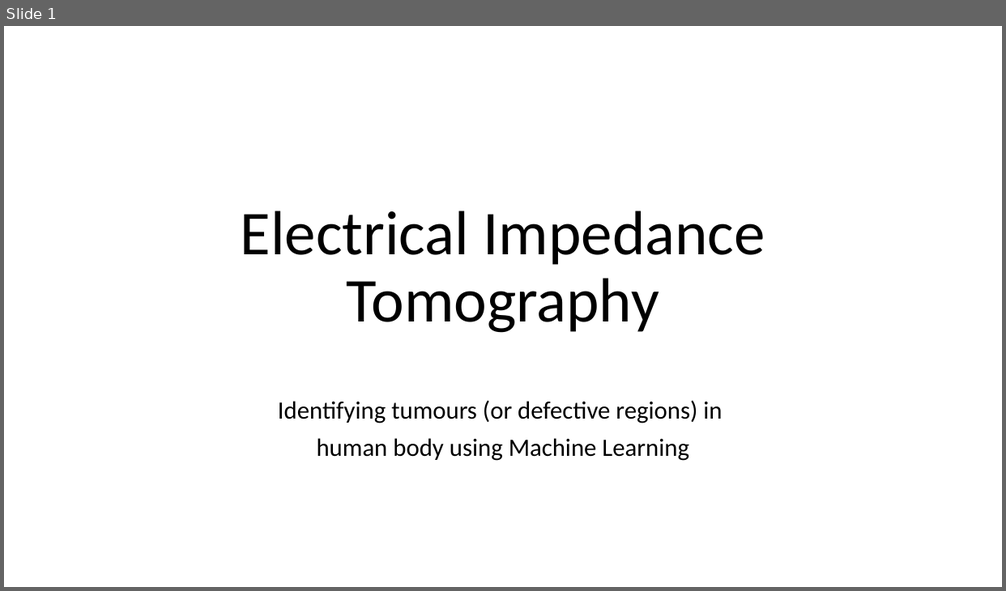
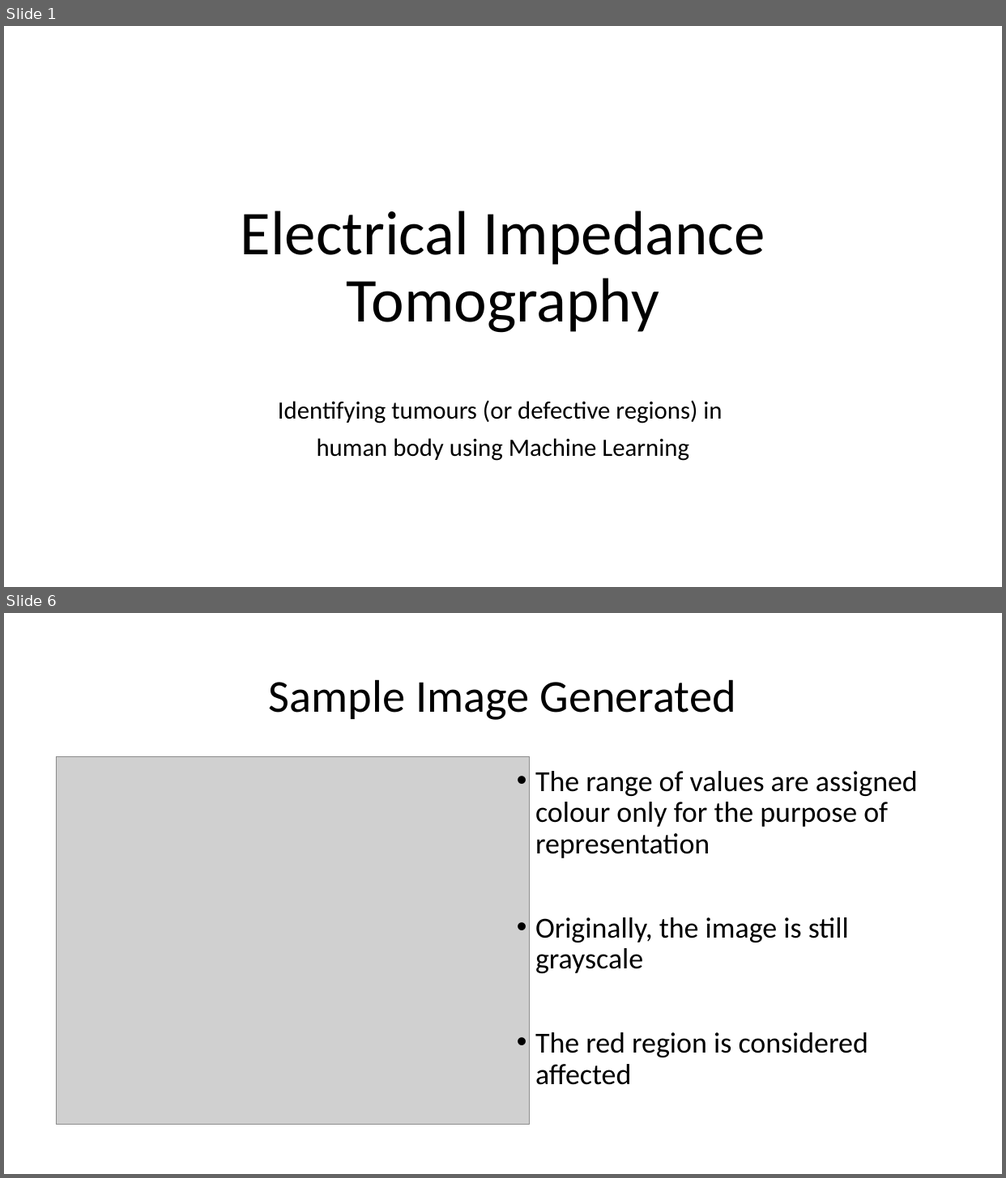
Before and after one commit to nsudhanva/eit, a slide deck: docs/Electrical Impedance Tomography.pptx. Shown one above the other, each under a label of ours: slide 1 before the commit, slides 1 and 6 after it; the slides between them are not shown. The pictures are 1006x591 and 1006x1178 pixels, drawn with LibreOffice and Linux fonts; fonts in the diff are those of the drawing; grey boxes stand for pictures. Boxes give left, top, right and bottom in pixels: in the first picture for what was removed or moved away, otherwise in the second. Text is boxed around its words. In the diff, an @@ line names an element or a change of style, - is before the commit and + after.

```diff
--- a/docs/Electrical Impedance Tomography.pptx
+++ b/docs/Electrical Impedance Tomography.pptx
@@ slide 6 added at (4,613,1002,1174), background #FFFFFF @@
@@ title added at (269,679,736,720), 44 pt, text #000000 @@
+Sample Image Generated
@@ picture added at (56,756,530,1124) @@
@@ text added at (535,771,918,1085), 28 pt, text #000000 @@
+• The range of values are assigned colour only for the purpose of representation
+• Originally, the image is still grayscale
+• The red region is considered affected
```
Also in this commit, not shown: 1 slide changed, 6 other slides added, 6 other files.
